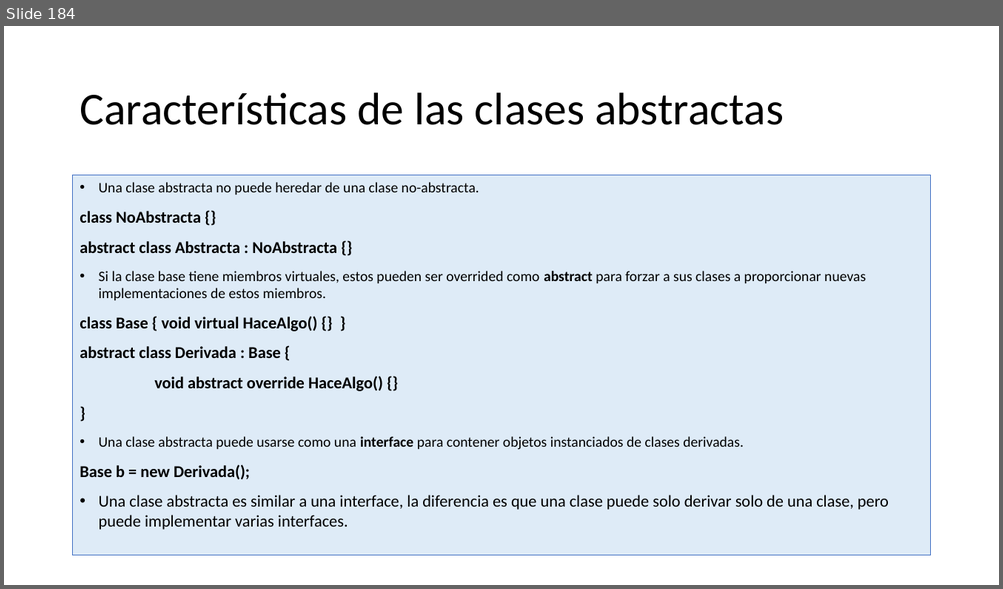
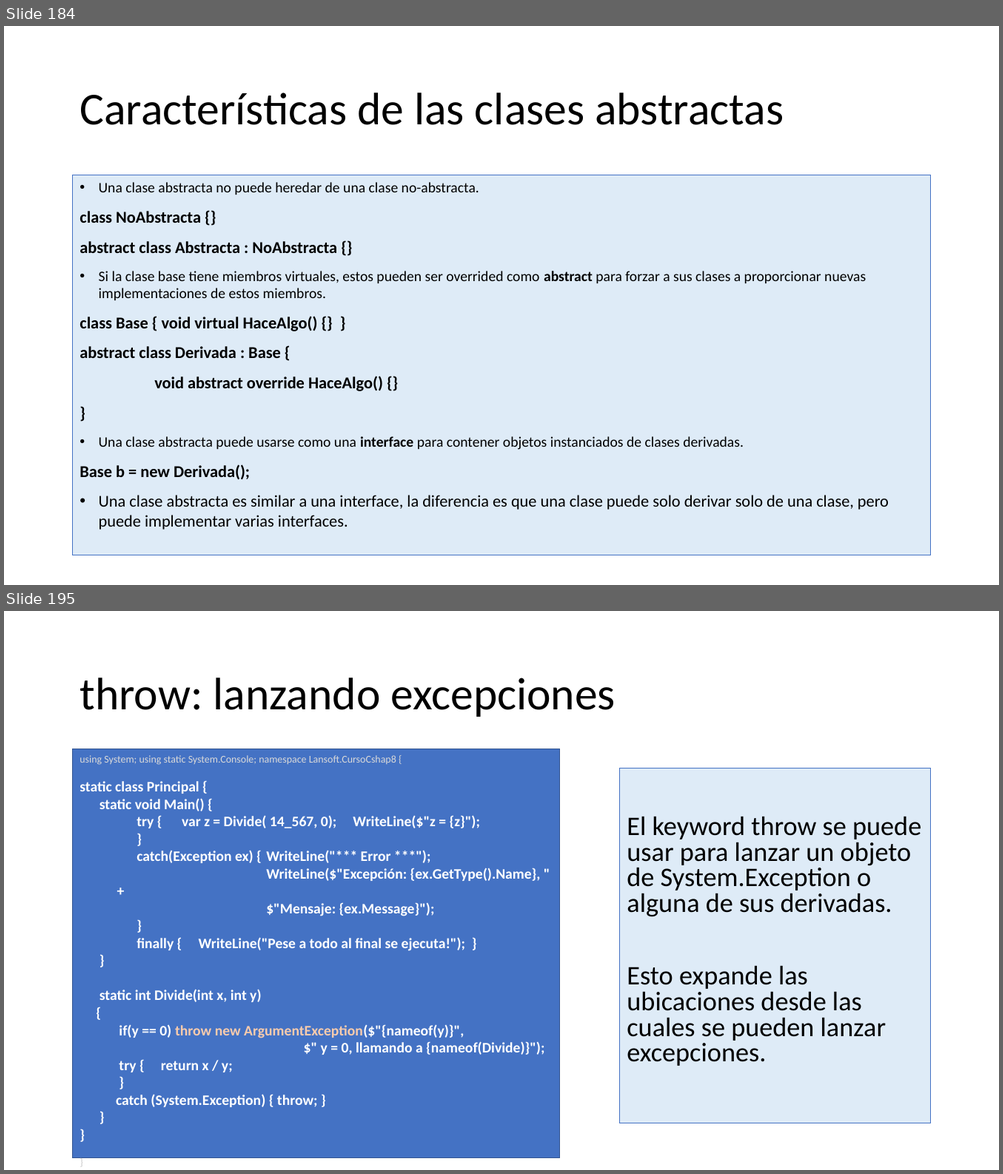
Before and after one commit to AlbertOsinaga/CursoCSharp__8, a slide deck: CSharpQuickReferencia.pptx. Shown one above the other, each under a label of ours: slide 184 before the commit, slides 184 and 195 after it; the slides between them are not shown. The pictures are 1003x589 and 1003x1174 pixels, drawn with LibreOffice and Linux fonts; fonts in the diff are those of the drawing. Boxes give left, top, right and bottom in pixels: in the first picture for what was removed or moved away, otherwise in the second. Text is boxed around its words. In the diff, an @@ line names an element or a change of style, - is before the commit and + after.

```diff
--- a/CSharpQuickReferencia.pptx
+++ b/CSharpQuickReferencia.pptx
@@ slide 195 added at [4, 611, 999, 1170], background #FFFFFF @@
@@ title added at [79, 678, 615, 717], 44 pt, text #000000 @@
+throw: lanzando excepciones
@@ rectangle added at [73, 749, 560, 1159], fill #4472C4, outline #325491 1 pt, 14 pt, text #FFFFFF, bold @@
+using System; using static System.Console; namespace Lansoft.CursoCshap8 {
+static class Principal {
+static void Main() {
+  try { var z = Divide( 14_567, 0); WriteLine($"z = {z}");
+  }
+  catch(Exception ex) { WriteLine("*** Error ***");
+  WriteLine($"Excepción: {ex.GetType().Name}, " +
+  $"Mensaje: {ex.Message}");
+  }
+  finally { WriteLine("Pese a todo al final se ejecuta!"); }
+}
+static int Divide(int x, int y)
+{
+if(y == 0) throw new ArgumentException($"{nameof(y)}",
+$" y = 0, llamando a {nameof(Divide)}");
+try { return x / y;
+}
+catch (System.Exception) { throw; }
+}
+}
+}
@@ text added at [620, 769, 930, 1124], fill #DEEBF7, outline #4472C4 0.75 pt, 25.9 pt, text #000000 @@
+El keyword throw se puede usar para lanzar un objeto de System.Exception o alguna de sus derivadas.
+Esto expande las ubicaciones desde las cuales se pueden lanzar excepciones.
```
Also in this commit, not shown: 1 slide changed, 14 other slides added, 23 other files.
